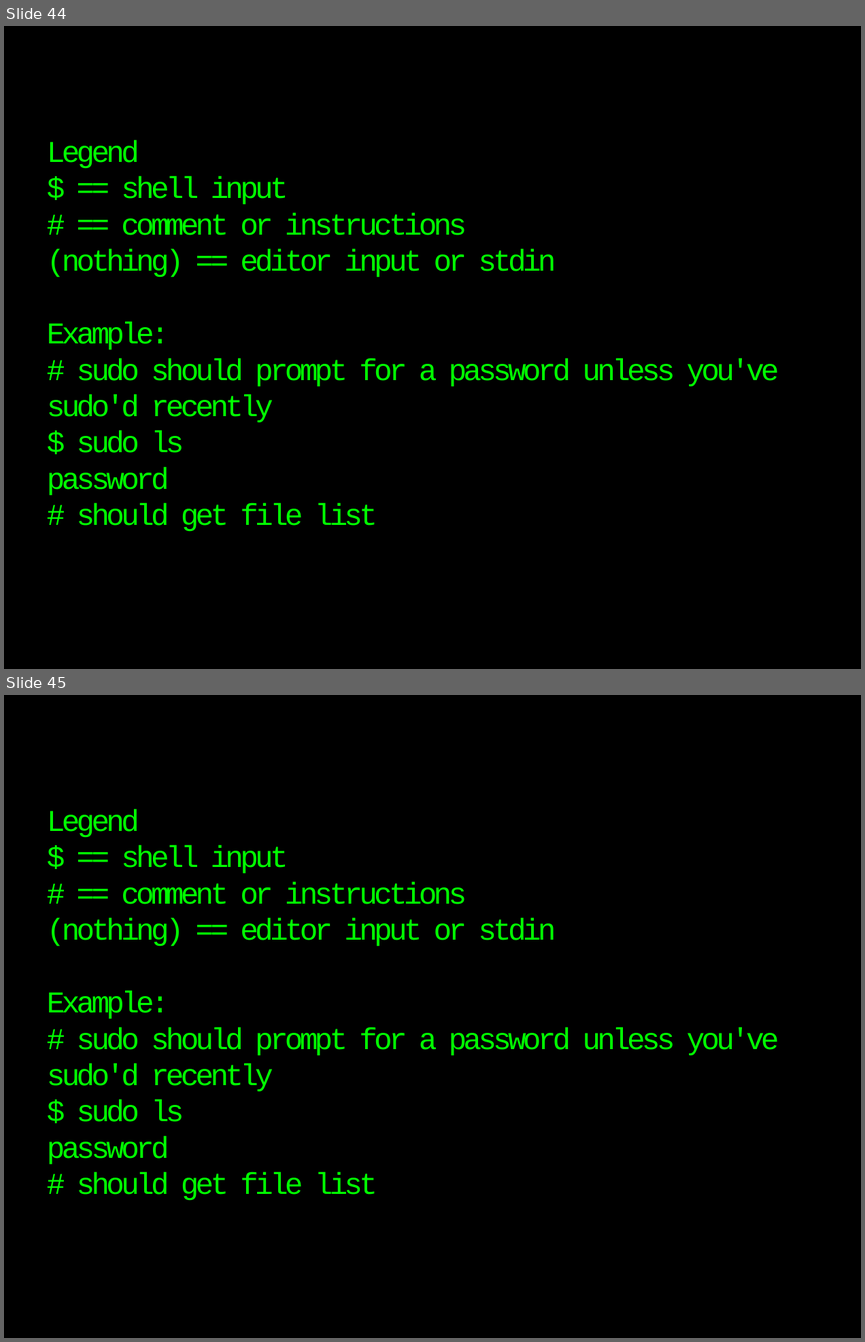
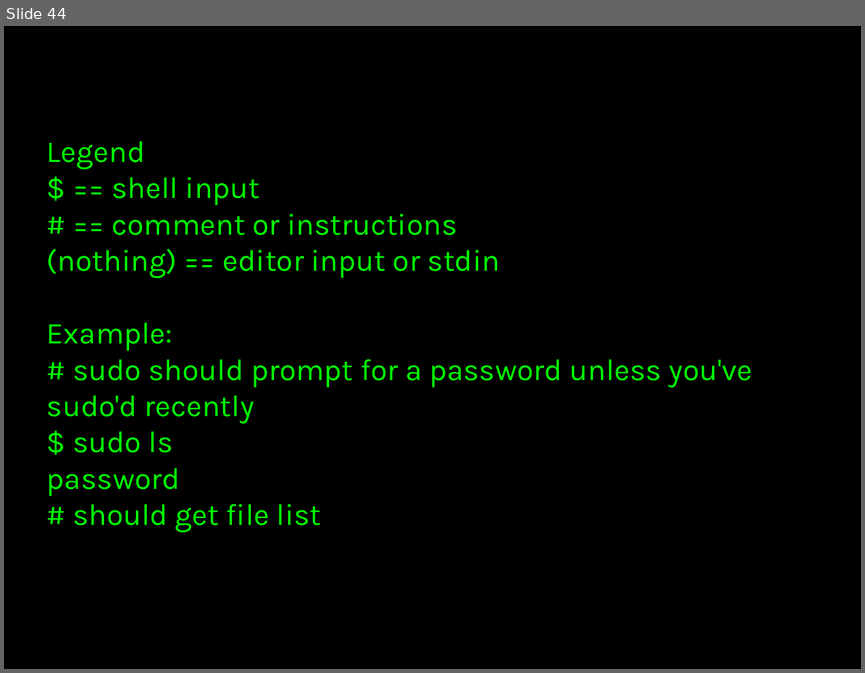
Before and after one commit to thewoolleyman/ci_for_the_rails_guy_or_gal, a slide deck: presentation/ci_for_the_web_2.0_guy_or_gal.odp. Shown one above the other, each under a label of ours: slides 44 and 45 before the commit, slide 44 after it. The pictures are 865x1342 and 865x673 pixels, drawn with LibreOffice and Linux fonts; fonts in the diff are those of the drawing. Boxes give left, top, right and bottom in pixels: in the first picture for what was removed or moved away, otherwise in the second. Text is boxed around its words. In the diff, an @@ line names an element or a change of style, - is before the commit and + after.

Commit message:
format fonts for linux

```diff
--- a/presentation/ci_for_the_web_2.0_guy_or_gal.odp
+++ b/presentation/ci_for_the_web_2.0_guy_or_gal.odp
@@ slide 45 removed at (4,695,861,1338), background #000000 @@
@@ title removed at (47,810,779,1201) @@
-Legend
-$ == shell input
-# == comment or instructions
-(nothing) == editor input or stdin
-Example:
-# sudo should prompt for a password unless you've sudo'd recently
-$ sudo ls
-password
-# should get file list
@@ slide 44 changed as well @@
@@ title "Legend $ == shell input ..." at (47,141,753,533): font Courier New to Karla, letter spacing -3 to 0 pt @@
```
Also in this commit, not shown: 91 other slides changed.
